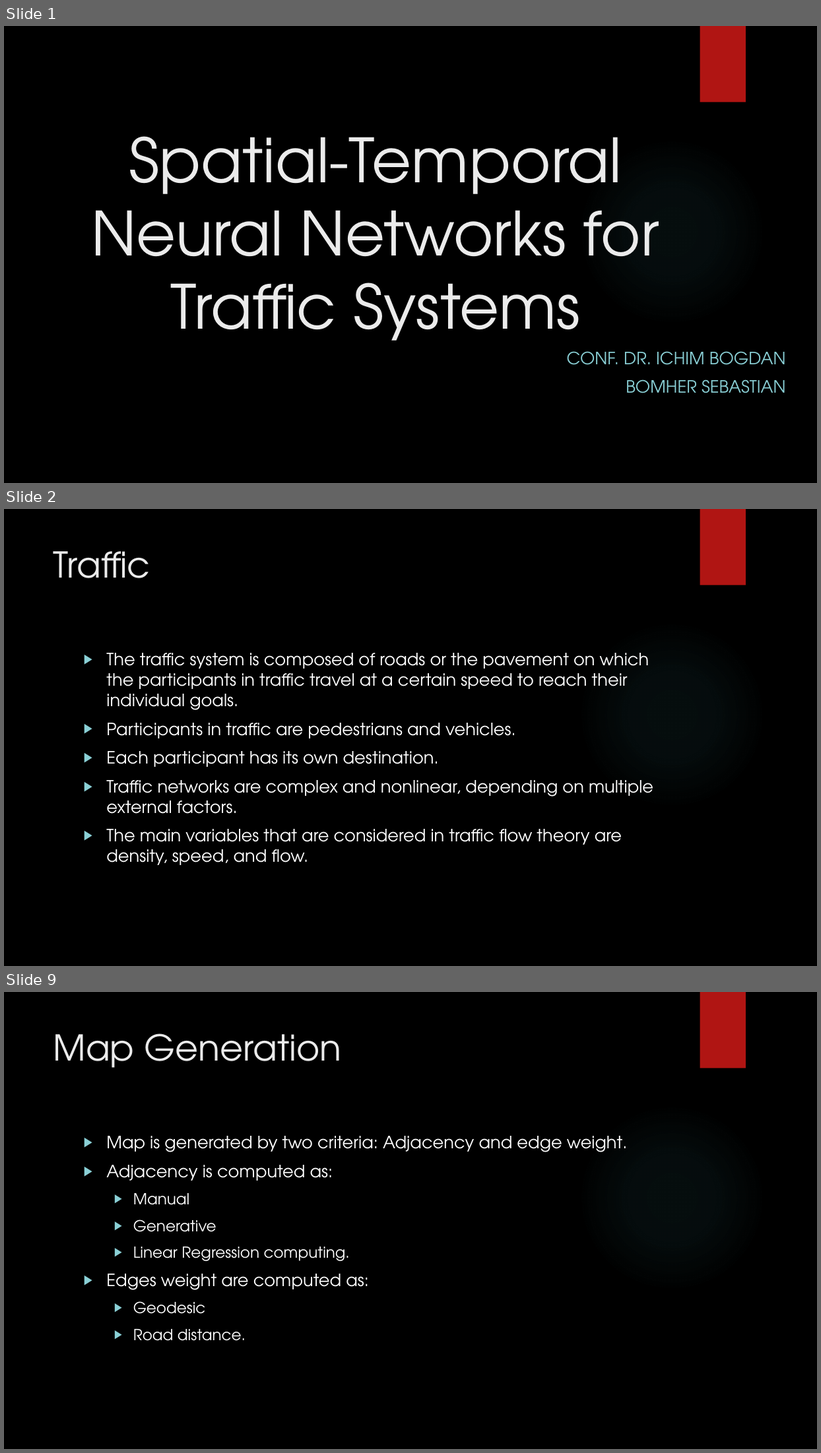
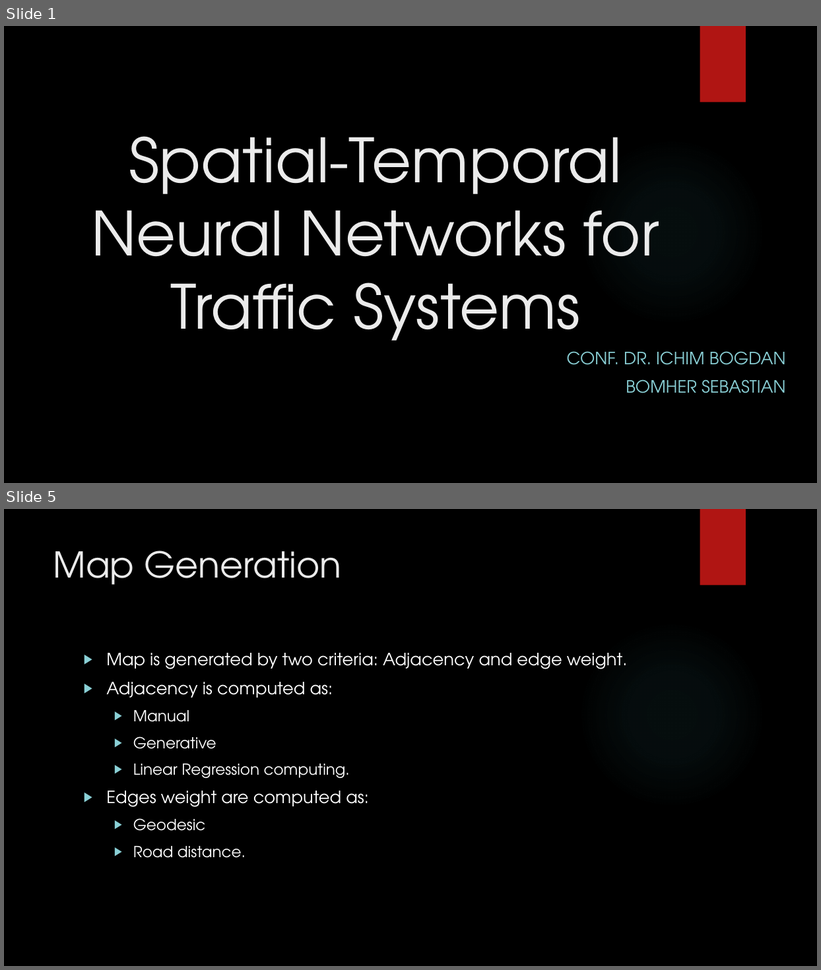
Before and after one commit to SebiBomher/Dissertation-GNN, a slide deck: Presentation.pptx. Shown one above the other, each under a label of ours: slides 1, 2 and 9 before the commit, slides 1 and 5 after it; the slides between them are not shown. The pictures are 821x1453 and 821x970 pixels, drawn with LibreOffice and Linux fonts; fonts in the diff are those of the drawing; background and template pictures are left out. Boxes give left, top, right and bottom in pixels: in the first picture for what was removed or moved away, otherwise in the second. Text is boxed around its words. In the diff, an @@ line names an element or a change of style, - is before the commit and + after.

```diff
--- a/Presentation.pptx
+++ b/Presentation.pptx
@@ slide 2 removed at box(4, 509, 817, 966), background picture (left out); not listed: 2 template elements that a slide beside it also shows @@
@@ title removed at box(54, 551, 151, 578) @@
-Traffic
@@ text removed at box(106, 653, 653, 865) @@
-▶ The traffic system is composed of roads or the pavement on which the participants in traffic travel at a certain speed to reach their individual goals.
-▶ Participants in traffic are pedestrians and vehicles.
-▶ Each participant has its own destination.
-▶ Traffic networks are complex and nonlinear, depending on multiple external factors.
-▶ The main variables that are considered in traffic flow theory are density, speed, and flow.
@@ what was slide 9 is now slide 5 @@
```
Also in this commit, not shown: 3 slides changed, 1 slide added, 3 other slides removed.
